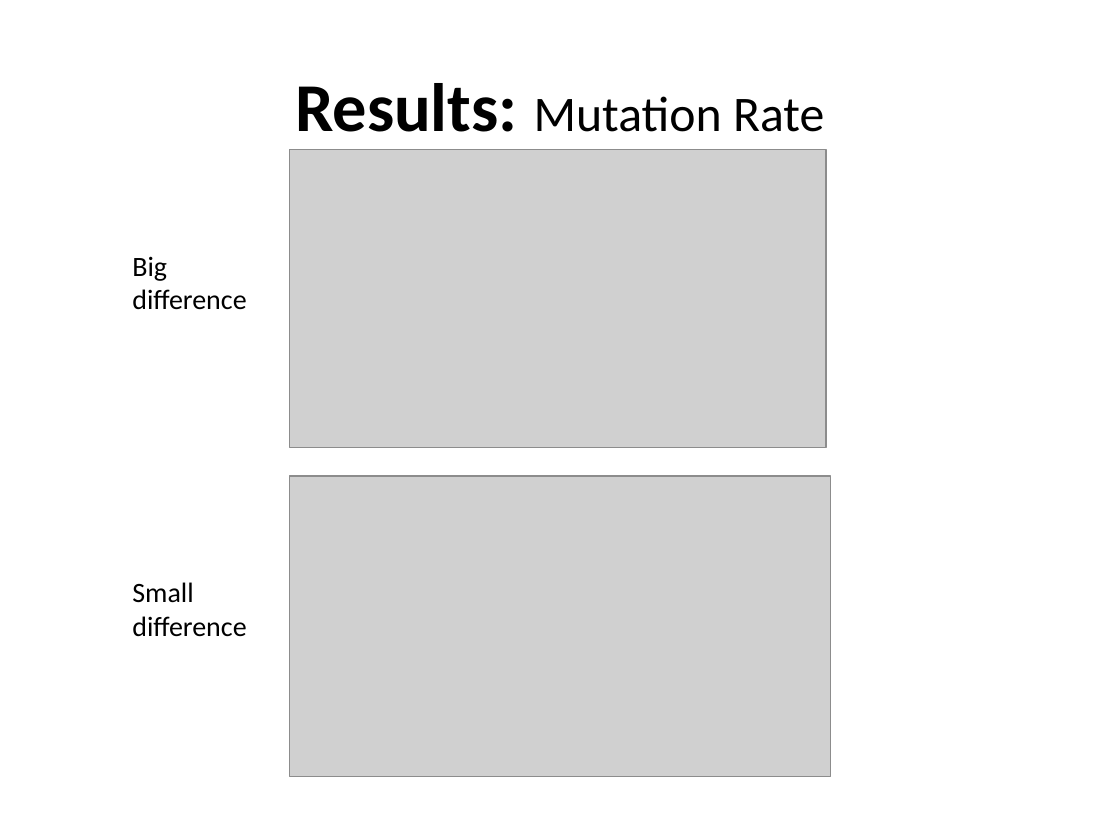
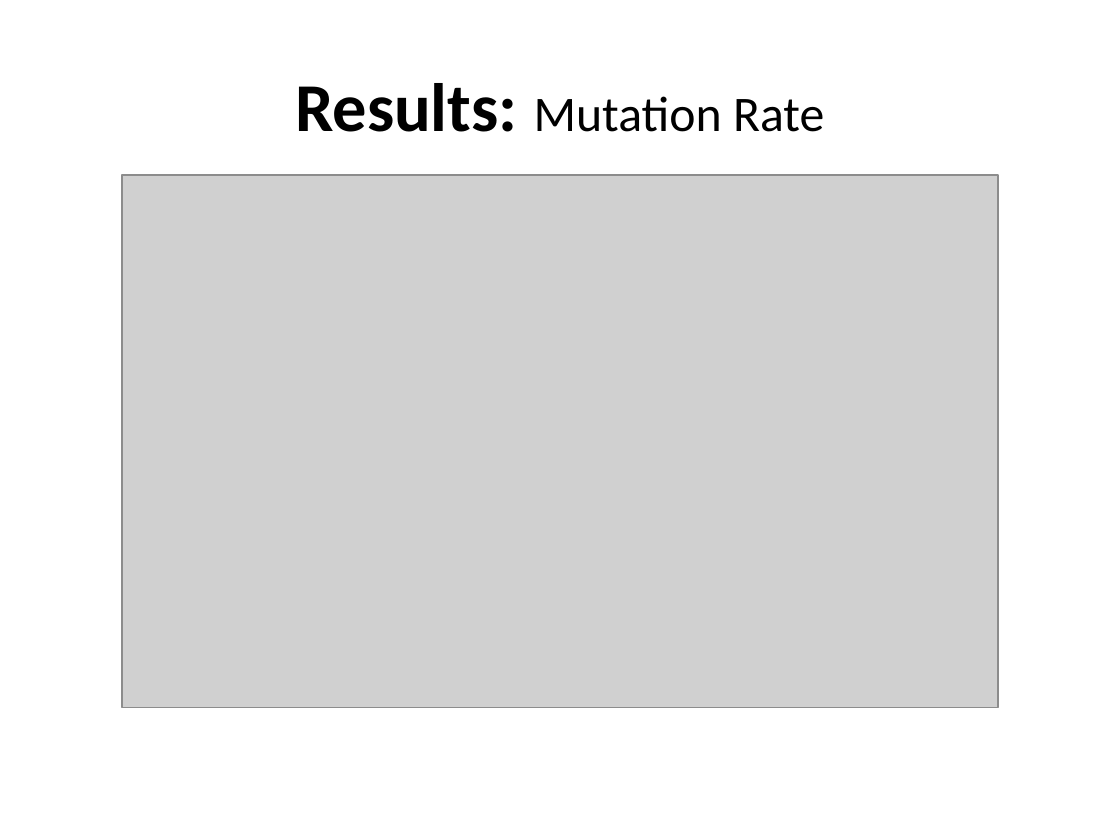
Before and after one commit to richelbilderbeek/Cer2016, a slide deck: slide 14 of doc/Cer2016_Femke Thon & Jolien Gay_FINAL.pptx. Drawn at 1120x840 pixels with LibreOffice and Linux fonts; fonts in the diff are those of the drawing; grey boxes stand for pictures; background and template pictures are left out. Boxes give left, top, right and bottom in pixels: in the first picture for what was removed or moved away, otherwise in the second. Text is boxed around its words. In the diff, an @@ line names an element or a change of style, - is before the commit and + after.

Commit message:
is this the /final/ final ppt?

```diff
--- a/doc/Cer2016_Femke Thon & Jolien Gay_FINAL.pptx
+++ b/doc/Cer2016_Femke Thon & Jolien Gay_FINAL.pptx
@@ picture removed at <box>289,149,825,447</box> @@
@@ picture added at <box>122,175,998,707</box> @@
@@ text removed at <box>132,256,246,310</box> @@
-Big difference
@@ picture removed at <box>289,476,830,776</box> @@
@@ text removed at <box>132,582,246,637</box> @@
-Small difference
```
Also in this commit, not shown: 2 other slides changed, 1 slide added, 1 slide removed.
